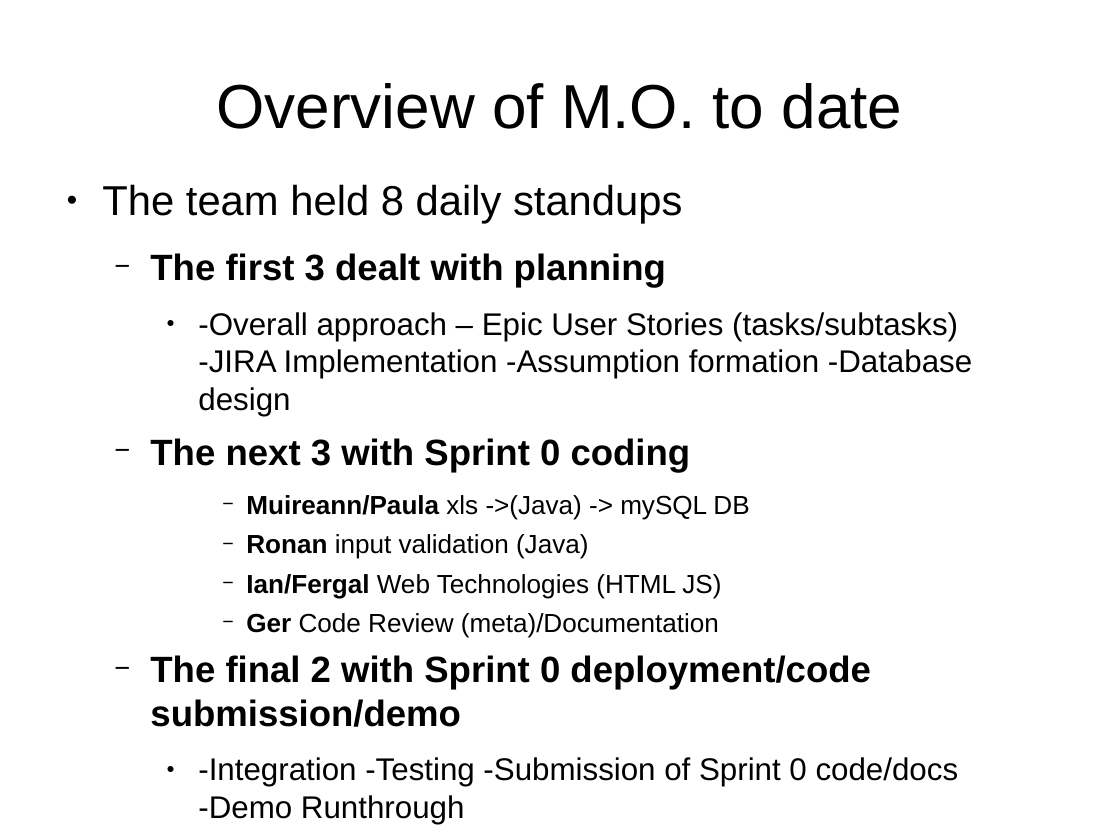
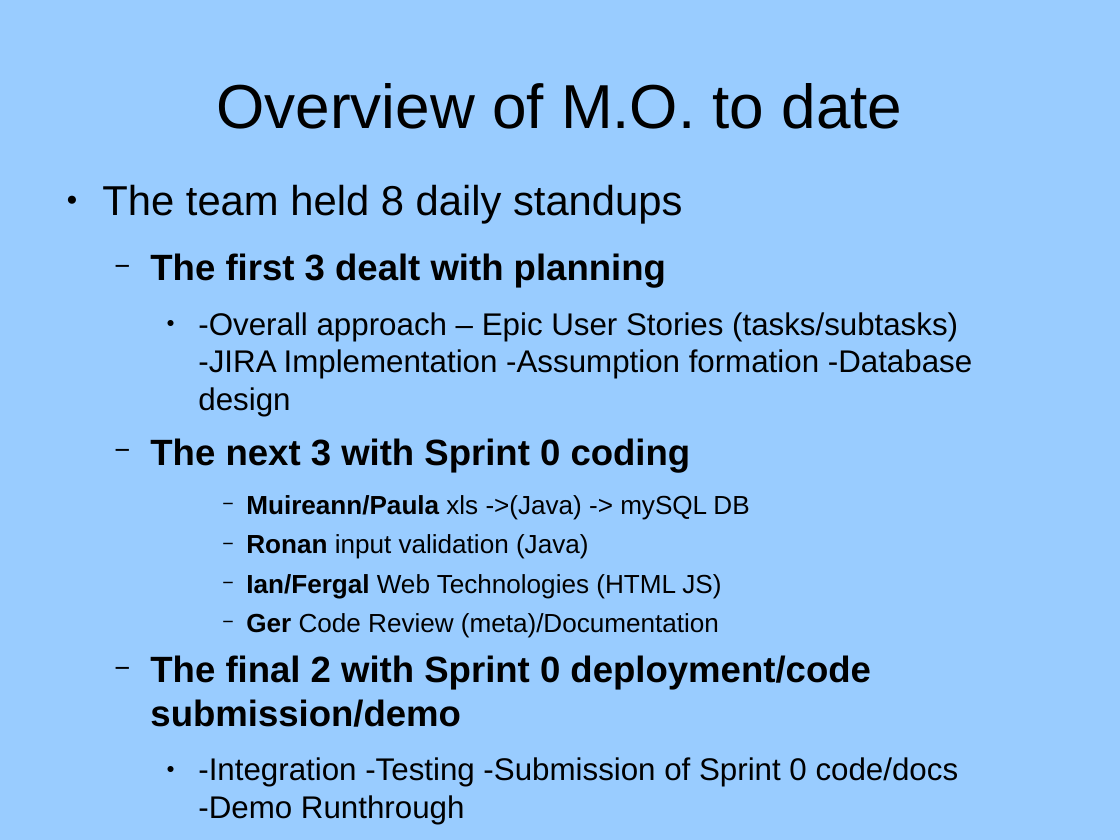
Before and after one commit to rednanor/GroupProject, a slide deck: slide 2 of Group5presentation.odp. Drawn at 1120x840 pixels with LibreOffice and Linux fonts; fonts in the diff are those of the drawing; background and template pictures are left out. Boxes give left, top, right and bottom in pixels: in the first picture for what was removed or moved away, otherwise in the second. Text is boxed around its words. In the diff, an @@ line names an element or a change of style, - is before the commit and + after.

```diff
--- a/Group5presentation.odp
+++ b/Group5presentation.odp
@@ background #FFFFFF to #99CCFF @@
```
Also in this commit, not shown: 3 other slides changed, 3 slides added, 1 slide removed.
